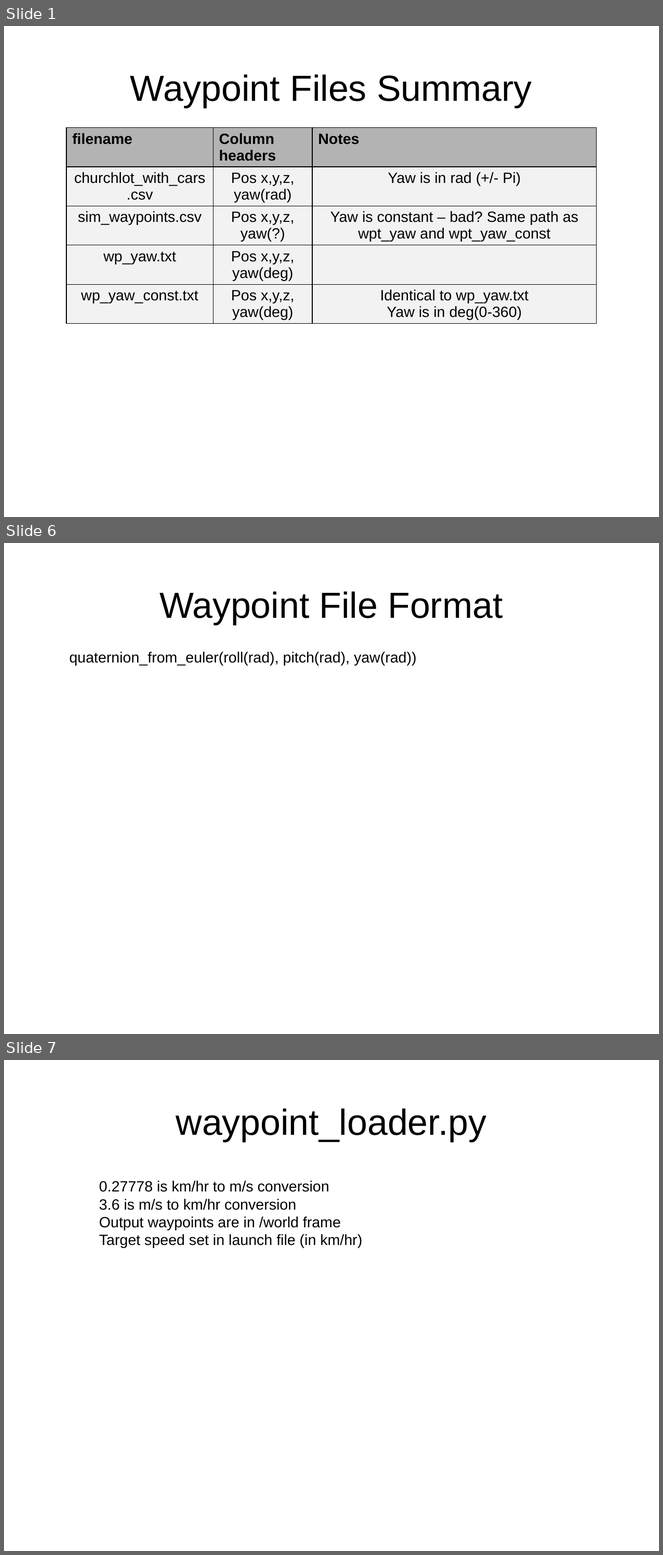
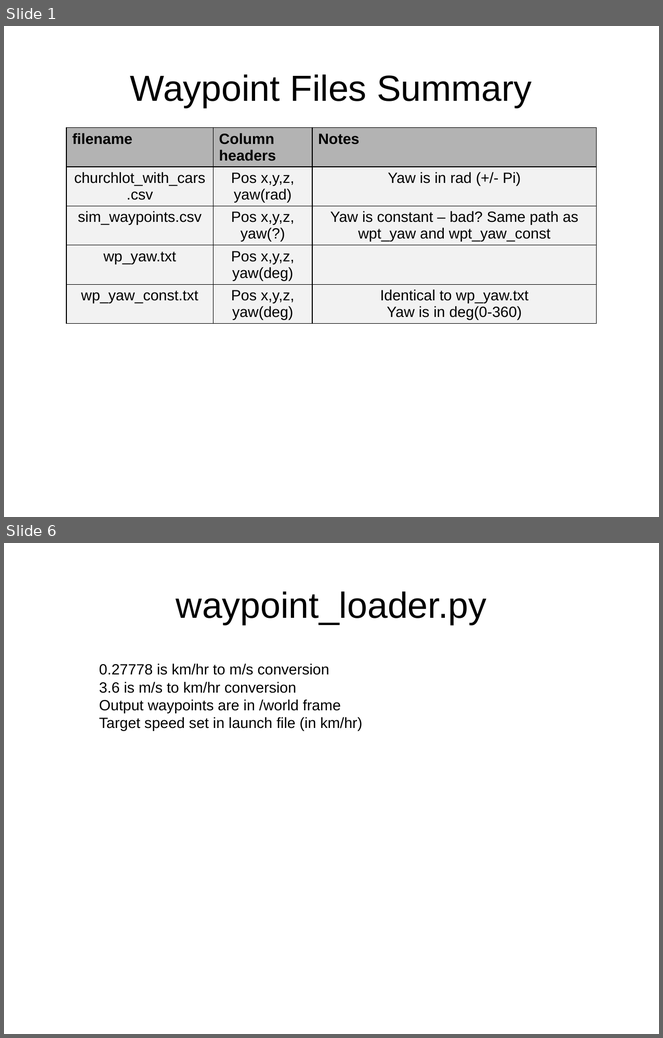
Before and after one commit to penggzhang/CarND-Capstone, a slide deck: documentation/Notes.pptx. Shown one above the other, each under a label of ours: slides 1, 6 and 7 before the commit, slides 1 and 6 after it; the slides between them are not shown. The pictures are 663x1555 and 663x1038 pixels, drawn with LibreOffice and Linux fonts; fonts in the diff are those of the drawing. Boxes give left, top, right and bottom in pixels: in the first picture for what was removed or moved away, otherwise in the second. Text is boxed around its words. In the diff, an @@ line names an element or a change of style, - is before the commit and + after.

```diff
--- a/documentation/Notes.pptx
+++ b/documentation/Notes.pptx
@@ slide 6 removed at box(4, 543, 659, 1034), background #FFFFFF @@
@@ text removed at box(159, 591, 503, 625) @@
-Waypoint File Format
@@ text removed at box(70, 652, 417, 666) @@
-quaternion_from_euler(roll(rad), pitch(rad), yaw(rad))
@@ what was slide 7 is now slide 6 @@
```
Also in this commit, not shown: 4 slides changed, 1 other file.
